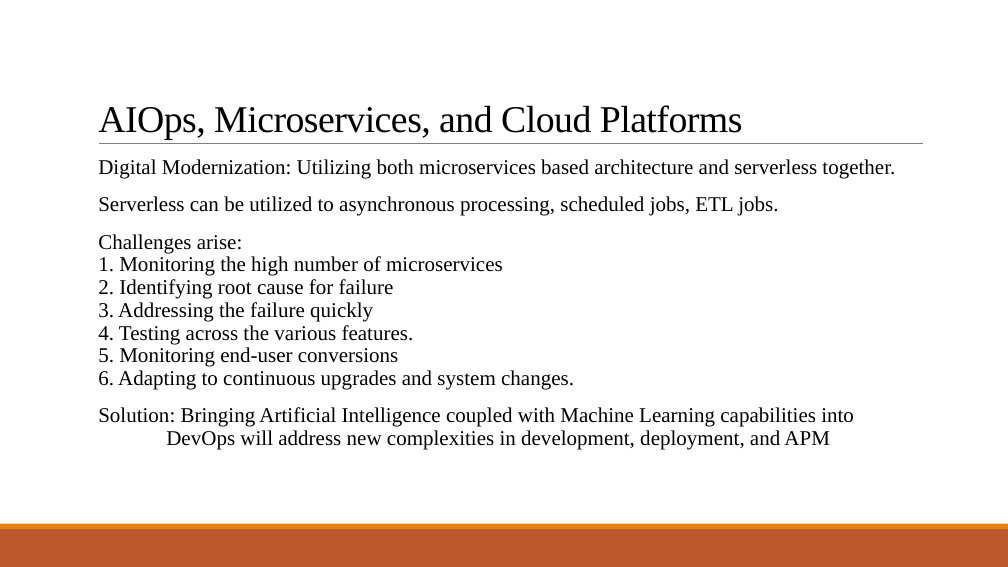
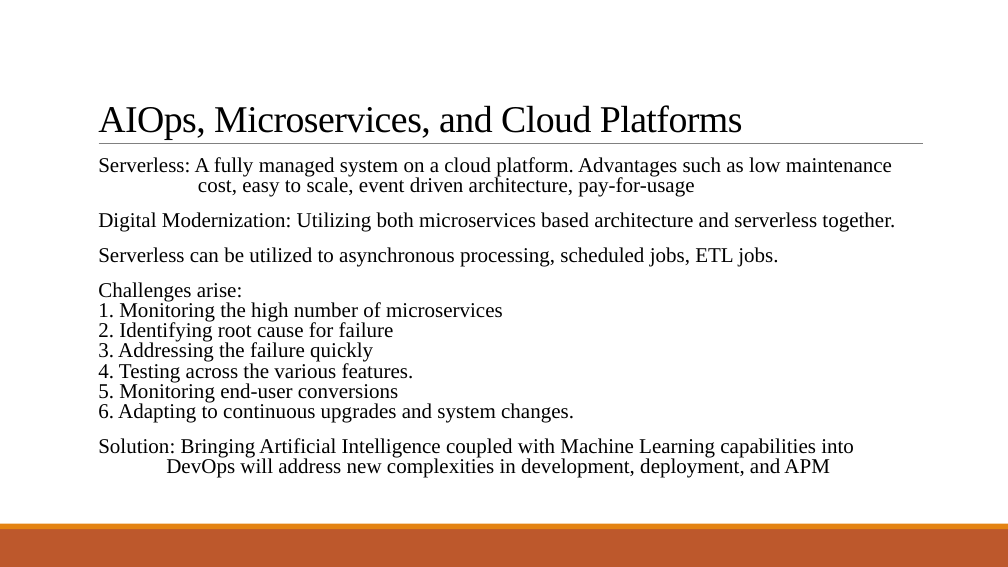
Before and after one commit to Ravishka123/Lectures_And_Talks, a slide deck: slide 35 of An Introduction to Microservices/An Introduction to Microservices.pptx (slide 25 before the commit). Drawn at 1008x567 pixels with LibreOffice and Linux fonts; fonts in the diff are those of the drawing. Boxes give left, top, right and bottom in pixels: in the first picture for what was removed or moved away, otherwise in the second. Text is boxed around its words. In the diff, an @@ line names an element or a change of style, - is before the commit and + after.

```diff
--- a/An Introduction to Microservices/An Introduction to Microservices.pptx
+++ b/An Introduction to Microservices/An Introduction to Microservices.pptx
@@ text at [98,157,892,197]: paragraph added @@
+  Serverless: A fully managed system on a cloud platform. Advantages such as low maintenance
+  cost, easy to scale, event driven architecture, pay-for-usage
@@ text at [98,212,895,478]: line spacing 0.9 to 0.8 @@
```
Also in this commit, not shown: 11 other slides changed, 12 slides added, 1 slide removed, 1 other file.
